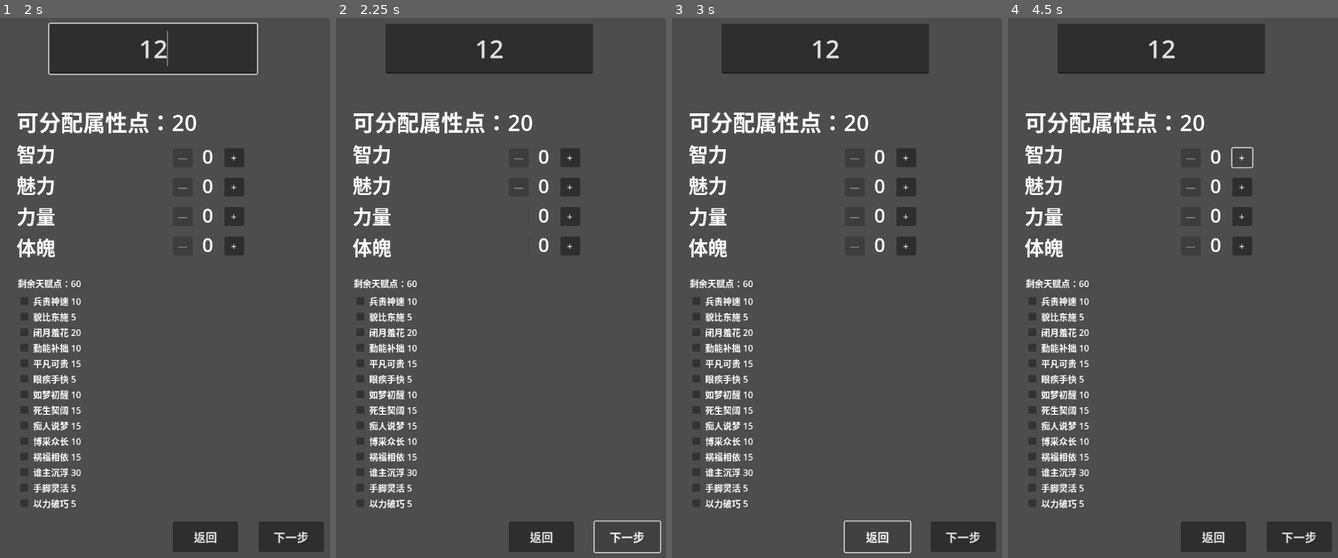
Above: before the commit, frames 1-4 (left to right).
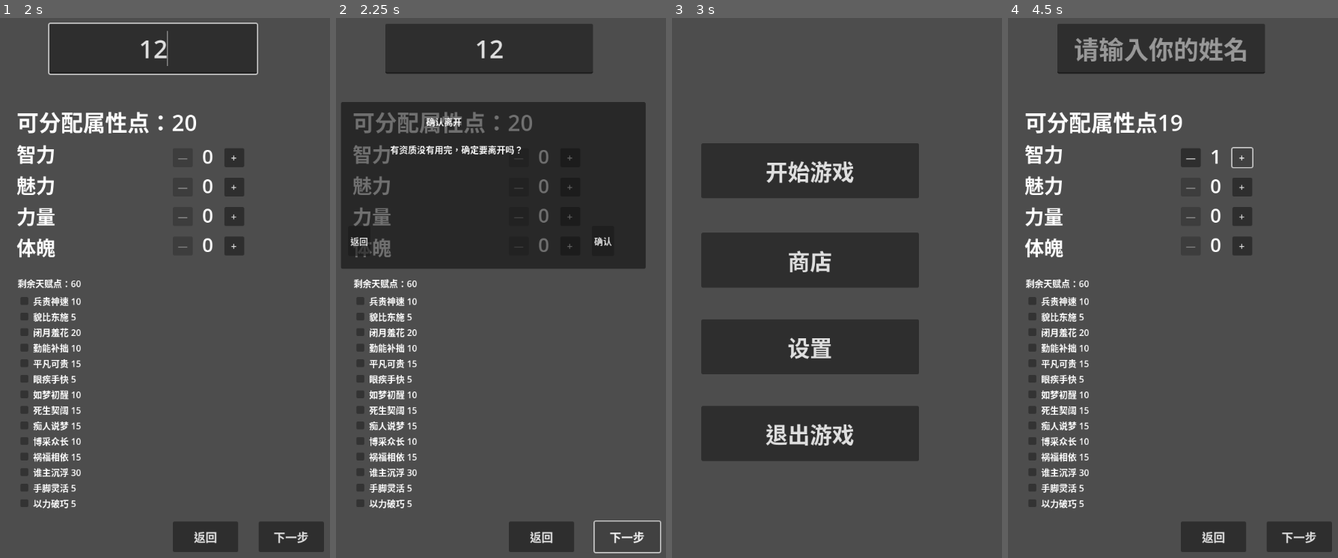
Above: after the commit, the same moments.

Repository: monsteriormaster/endeavor
Game: Godot game, scene res://scnene/loading.tscn
Same seed, same stepped clock (60 frames per second), same inputs: the game is played once before the commit and once after it.
Inputs (mouse positions are in pixels of both pictures, inside the frame that each line leads up to):
- Up to frame 1 (2 s): click "开始游戏" at 0.5 s; click (151, 50) at 1.27 s; type "12" at 1.35 s
- Up to frame 2 (2.25 s): click "下一步" at 2 s
- Up to frame 3 (3 s): click (876, 536) at 2.75 s, where only the run after the commit has a clickable "返回"
- Up to frame 4 (4.5 s): click (1146, 169) at 3.5 s, where only the run after the commit has a clickable "开始游戏"; click (1242, 158) at 4.25 s, where only the run after the commit has a clickable "+"

Frame 1 is identical in both runs. In frame 2, 28% of the frame differs, in the area x 1-94%, y 15-47%; in frame 3, 35%, in the area x 4-99%, y 1-100%; in frame 4, 1.5%.

Commit message:
修改了提示框逻辑，现在可以正常使用了

Diff:
--- a/scnene/confirmdialog.gd
+++ b/scnene/confirmdialog.gd
@@ -1,9 +1,9 @@
-extends Popup
+extends PopupPanel
 
-@export var my_title: String = ''
-@export var message:String = ''
-@export var confirm_text:String = '确认'
-@export var cancel_text:String = '取消'
+var my_title: String = ''
+var message:String = ''
+var confirm_text:String = '确认'
+var cancel_text:String = '取消'
 
 signal confirmed()
 signal canceled()
@@ -16,28 +16,21 @@
 
 
 func _ready():
-	update_ui()
-	if cancel_button_ele:
-		cancel_button_ele.pressed.connect(_on_cancel_pressed.bind())
-		confirm_button_ele.pressed.connect(_on_confirm_pressed.bind())
+	pass
 
 # Called every frame. 'delta' is the elapsed time since the previous frame.
-func _process(delta):
+func _process(_delta):
 	pass
 
 
 func update_ui():
-	print("title_ele 存在：", title_ele != null)
-	print("message_ele 存在：", message_ele != null)
-	print("cancel_button_ele 存在：", cancel_button_ele != null)
-	print("confirm_button_ele 存在：", confirm_button_ele != null)
-	if title_ele:
 		print("已经update_ui了\n")
-		title_ele.text = my_title
-		message_ele.text = message
-		cancel_button_ele.text = cancel_text
-		confirm_button_ele.text = confirm_text
-
+		$dialogbox/title.text = my_title
+		$dialogbox/message.text = message
+		$dialogbox/buttonbox/cancelbutton.text = cancel_text
+		$dialogbox/buttonbox/confirmbutton.text = confirm_text
+		$dialogbox/buttonbox/cancelbutton.pressed.connect(_on_cancel_pressed.bind())
+		$dialogbox/buttonbox/confirmbutton.pressed.connect(_on_confirm_pressed.bind())
 
 func setup(cur_title:String, cur_message:String,
 			cur_confirm_text:String ='确认', cur_cancel_text:String = '取消'):
@@ -47,13 +40,6 @@
 	confirm_text = cur_confirm_text
 	cancel_text = cur_cancel_text
 	update_ui()
-
-
-func show_dialog(pause_game: bool = true):
-	print("已经show了\n")
-	popup_centered()
-	if pause_game:
-		get_tree().paused = true
 
 
 func _on_confirm_pressed():
@@ -67,6 +53,4 @@
 
 
 func close_dialog():
-	if get_tree().paused:
-		get_tree().paused = false
 	queue_free()
--- a/scnene/confirmdialog.tscn
+++ b/scnene/confirmdialog.tscn
@@ -2,52 +2,49 @@
 
 [ext_resource type="Script" uid="uid://b3l2hb4dtv2g6" path="res://scnene/confirmdialog.gd" id="1_dlp4s"]
 
-[node name="Confirmdialog" type="Popup"]
-size = Vector2i(137, 304)
+[node name="Confirmdialog" type="PopupPanel"]
+position = Vector2i(90, 200)
+size = Vector2i(550, 300)
 visible = true
 script = ExtResource("1_dlp4s")
 
-[node name="Control" type="Control" parent="."]
+[node name="dialogbox" type="Control" parent="."]
 layout_mode = 3
 anchors_preset = 0
-offset_right = 40.0
-offset_bottom = 40.0
+offset_left = 4.0
+offset_top = 4.0
+offset_right = 546.0
+offset_bottom = 296.0
 
-[node name="dialogbox" type="Panel" parent="Control"]
-offset_left = 137.0
-offset_top = 304.0
-offset_right = 621.0
-offset_bottom = 584.0
-
-[node name="title" type="Label" parent="Control/dialogbox"]
+[node name="title" type="Label" parent="dialogbox"]
 layout_mode = 0
-offset_left = 120.0
-offset_top = 29.0
-offset_right = 297.0
-offset_bottom = 86.0
+offset_left = 150.0
+offset_top = 19.0
+offset_right = 327.0
+offset_bottom = 76.0
 text = "title
 "
 
-[node name="message" type="Label" parent="Control/dialogbox"]
+[node name="message" type="Label" parent="dialogbox"]
 layout_mode = 0
-offset_left = 63.0
-offset_top = 73.0
-offset_right = 417.0
-offset_bottom = 194.0
+offset_left = 85.0
+offset_top = 69.0
+offset_right = 439.0
+offset_bottom = 190.0
 text = "message"
 
-[node name="buttonbox" type="HBoxContainer" parent="Control/dialogbox"]
+[node name="buttonbox" type="HBoxContainer" parent="dialogbox"]
 layout_mode = 0
-offset_left = 3.0
-offset_top = 182.0
-offset_right = 442.0
-offset_bottom = 250.0
+offset_left = 9.0
+offset_top = 219.0
+offset_right = 535.0
+offset_bottom = 273.0
 theme_override_constants/separation = 400
 
-[node name="cancelbutton" type="Button" parent="Control/dialogbox/buttonbox"]
+[node name="cancelbutton" type="Button" parent="dialogbox/buttonbox"]
 layout_mode = 2
 text = "cancel"
 
-[node name="confirmbutton" type="Button" parent="Control/dialogbox/buttonbox"]
+[node name="confirmbutton" type="Button" parent="dialogbox/buttonbox"]
 layout_mode = 2
 text = "confirm"
--- a/scnene/selection.gd
+++ b/scnene/selection.gd
@@ -199,7 +199,6 @@
 		confirm_dialog.confirmed.connect(func (): get_tree().change_scene_to_file('res://scnene/main.tscn'))
 		remove_child(confirm_dialog)
 		add_child(confirm_dialog)
-		confirm_dialog.show_dialog()
 
 	else:
 		get_tree().change_scene_to_file('res://scnene/main.tscn')
@@ -216,6 +215,6 @@
 		confirm_dialog.confirmed.connect(func (): get_tree().change_scene_to_file('res://scnene/loading.tscn'))
 		remove_child(confirm_dialog)
 		add_child(confirm_dialog)
-		confirm_dialog.show_dialog()
+
 	else:
 		get_tree().change_scene_to_file('res://scnene/loading.tscn')
